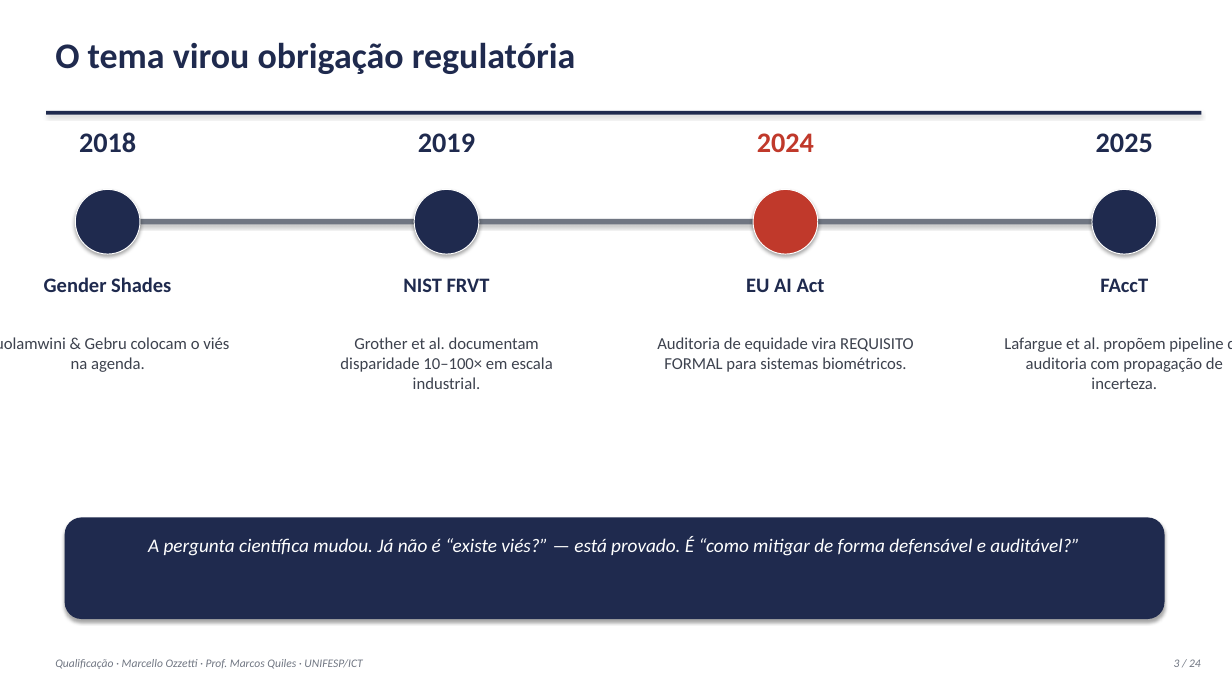
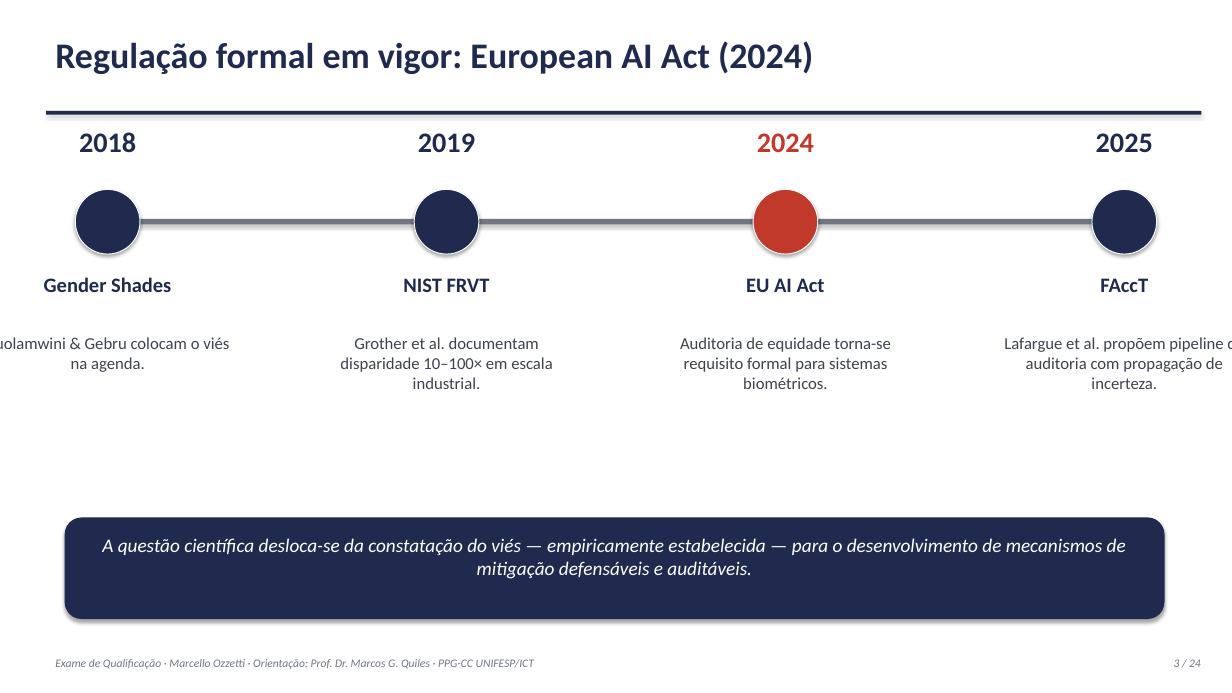
Before and after one commit to marcellozzetti/Facial-Recognition-Models-Mitigating-Bias, a slide deck: slide 3 of docs/ativo/material_qualificacao_2026-10-05.pptx. Drawn at 1232x693 pixels with LibreOffice and Linux fonts; fonts in the diff are those of the drawing. Boxes give left, top, right and bottom in pixels: in the first picture for what was removed or moved away, otherwise in the second. Text is boxed around its words. In the diff, an @@ line names an element or a change of style, - is before the commit and + after.

```diff
--- a/docs/ativo/material_qualificacao_2026-10-05.pptx
+++ b/docs/ativo/material_qualificacao_2026-10-05.pptx
@@ text at bbox=[55, 41, 813, 74]: text changed @@
-O tema virou obrigação regulatória
+Regulação formal em vigor: European AI Act (2024)
@@ text at bbox=[680, 337, 891, 389]: text changed @@
-Auditoria de equidade vira REQUISITO FORMAL para sistemas biométricos.
+Auditoria de equidade torna-se requisito formal para sistemas biométricos.
@@ text at bbox=[102, 538, 1126, 579]: text changed @@
-A pergunta científica mudou. Já não é “existe viés?” — está provado. É “como mitigar de forma defensável e auditável?”
+A questão científica desloca-se da constatação do viés — empiricamente estabelecida — para o desenvolvimento de mecanismos de mitigação defensáveis e auditáveis.
@@ text at bbox=[55, 659, 534, 669]: text changed @@
-Qualificação · Marcello Ozzetti · Prof. Marcos Quiles · UNIFESP/ICT
+Exame de Qualificação · Marcello Ozzetti · Orientação: Prof. Dr. Marcos G. Quiles · PPG-CC UNIFESP/ICT
```
Also in this commit, not shown: 21 other slides changed, 1 other file.
